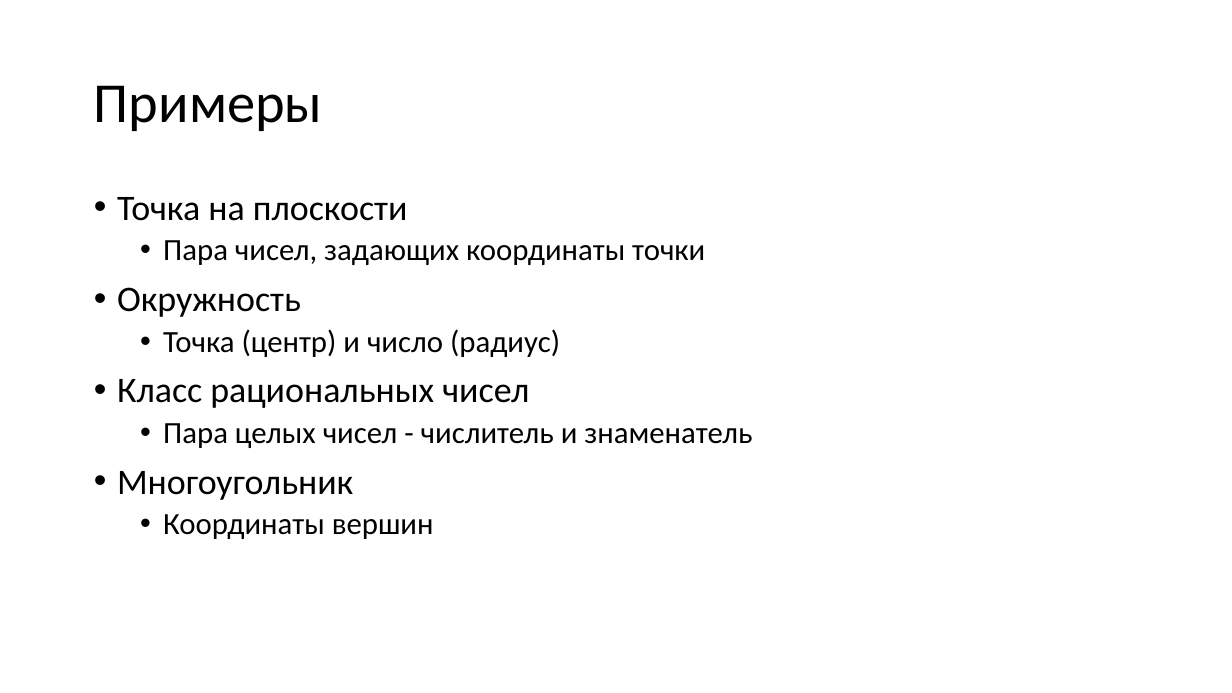
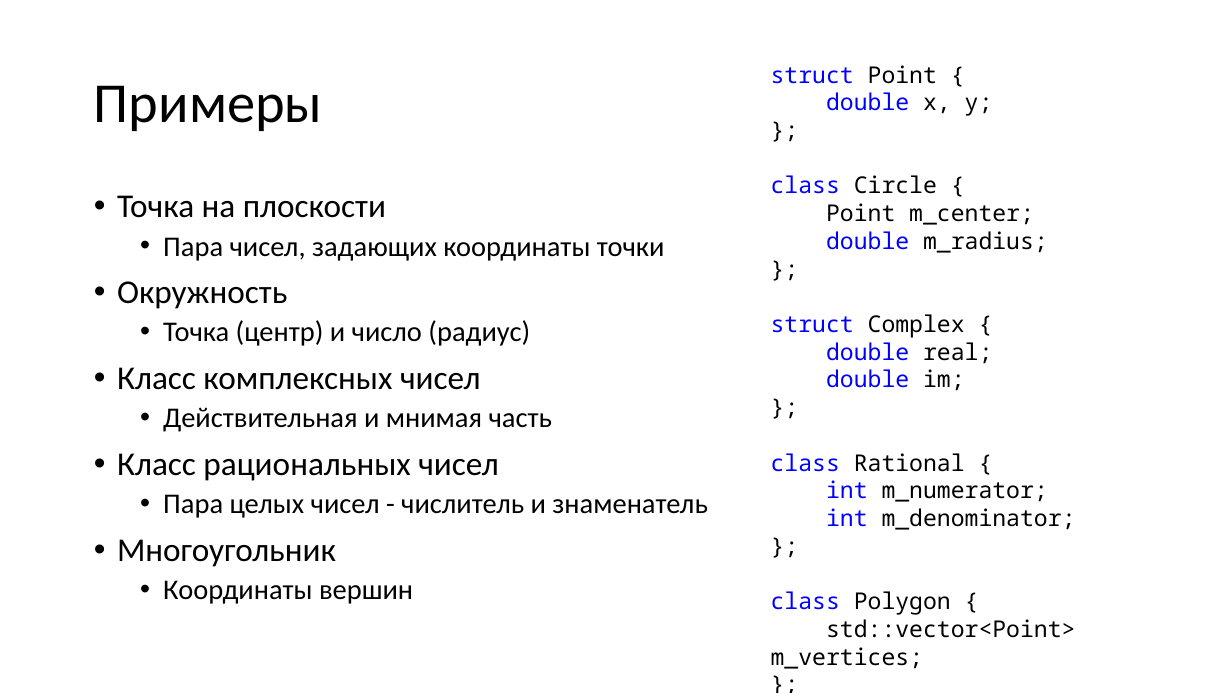
Before and after one commit to alexey-malov/oop, a slide deck: slide 6 of lectures/03/Виды отношений между классами.pptx (slide 5 before the commit). Drawn at 1232x693 pixels with LibreOffice and Linux fonts; fonts in the diff are those of the drawing. Boxes give left, top, right and bottom in pixels: in the first picture for what was removed or moved away, otherwise in the second. Text is boxed around its words. In the diff, an @@ line names an element or a change of style, - is before the commit and + after.

```diff
--- a/lectures/03/Виды отношений между классами.pptx
+++ b/lectures/03/Виды отношений между классами.pptx
@@ text added at box(771, 65, 1076, 669), 18 pt, text #000000 @@
+struct Point {
+double x, y;
+};
+class Circle {
+Point m_center;
+double m_radius;
+};
+struct Complex {
+double real;
+double im;
+};
+class Rational {
+int m_numerator;
+int m_denominator;
+};
+class Polygon {
+std::vector<Point> m_vertices;
+};
@@ text at box(117, 195, 707, 604): size 28 to 25.9 pt in "Точка на плоскости", "Окружность", "Класс рациональных чисел", "Многоугольник"; size 24 to 22.2 pt in "Пара чисел, задающих координаты точки", "Точка (центр) и число (радиус)", "Пара целых чисел - числитель и знаменатель", "Координаты вершин" @@
@@ text at box(117, 367, 552, 432): paragraphs added @@
+• Класс комплексных чисел
+  • Действительная и мнимая часть
```
Also in this commit, not shown: 9 other slides changed, 2 slides added, 2 other files.
